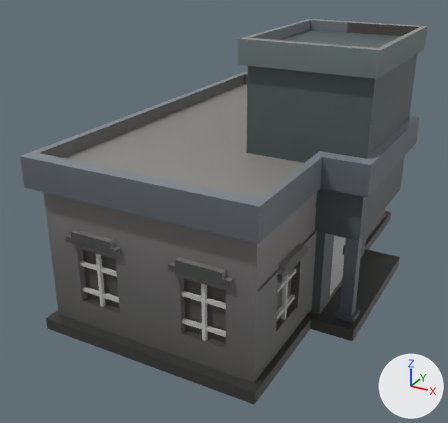
What one commit did to the FBX model Assets/_Project/Resources/fbx/models/buildings/home1.fbx.
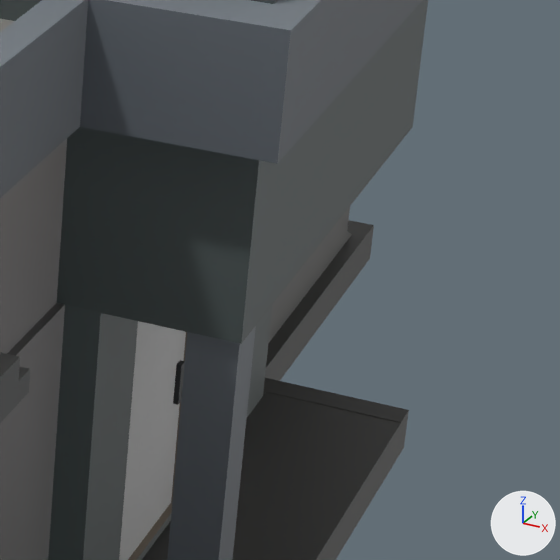
There are two pictures of each version: one whole from a 50 mm camera at (6.66, -16.44, 9.99) aimed at (-1.72, -1.2, 2.37), one close up on the part from 67% to 97% of the width and 37% to 69% of the height. Every picture has the same lights, and +X, +Y and +Z are marked at lower right. Where no turn or scale is listed for an object, it has been applied to the vertices.
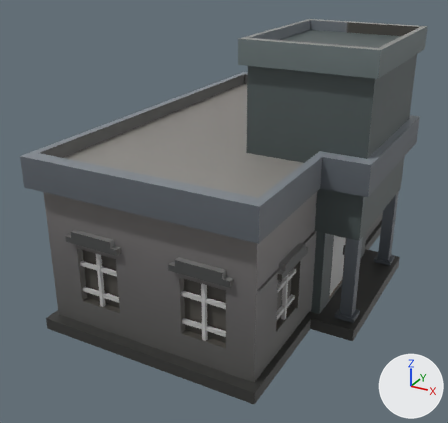
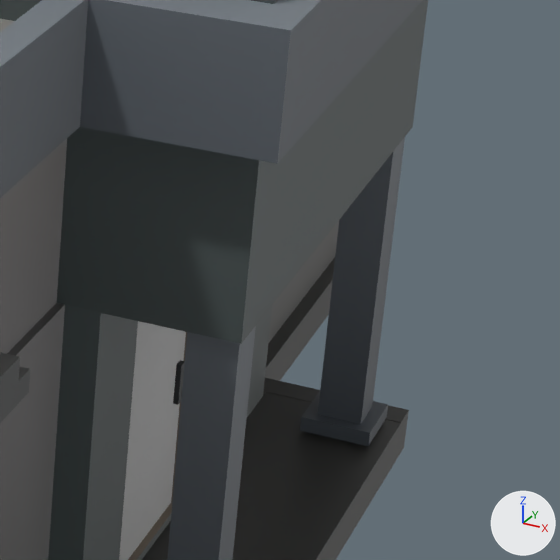
Where the change shows, as pixel boxes [x1, y1, x2, y2] in the close-ups (560 x 560 px):
part 1 of me_cube_039, added (black): after [300, 137, 405, 446]

Patch to the scene script:
```diff
--- a/Assets/_Project/Resources/fbx/models/buildings/home1.fbx.py
+++ b/Assets/_Project/Resources/fbx/models/buildings/home1.fbx.py
@@ me_cube_039 @@
 # used by ob_cube_064; location = (0.0, 0.0, 0.0)
-me_cube_039.from_pydata(...)  # 600 vertices, 512 faces; spans x -4.79..3.0, y -6.06..6.05, z -0.02..7.72
+me_cube_039.from_pydata(...)  # 620 vertices, 528 faces; spans x -4.79..3.0, y -6.06..6.05, z -0.02..7.72
+# me_cube_039 part 1: a new loose piece of 20 vertices spanning x 2.3..2.84, y 1.61..2.15, z 0.35..2.85, in mat_basecolor (picture img_colormapshoter_png)
 me_cube_039.materials.append(mat_basecolor)
```
